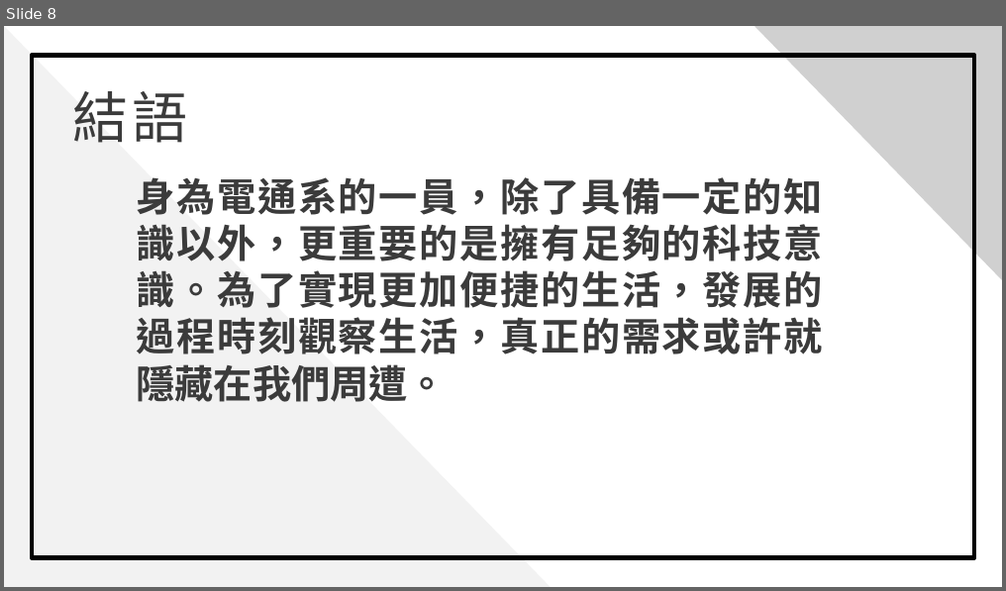
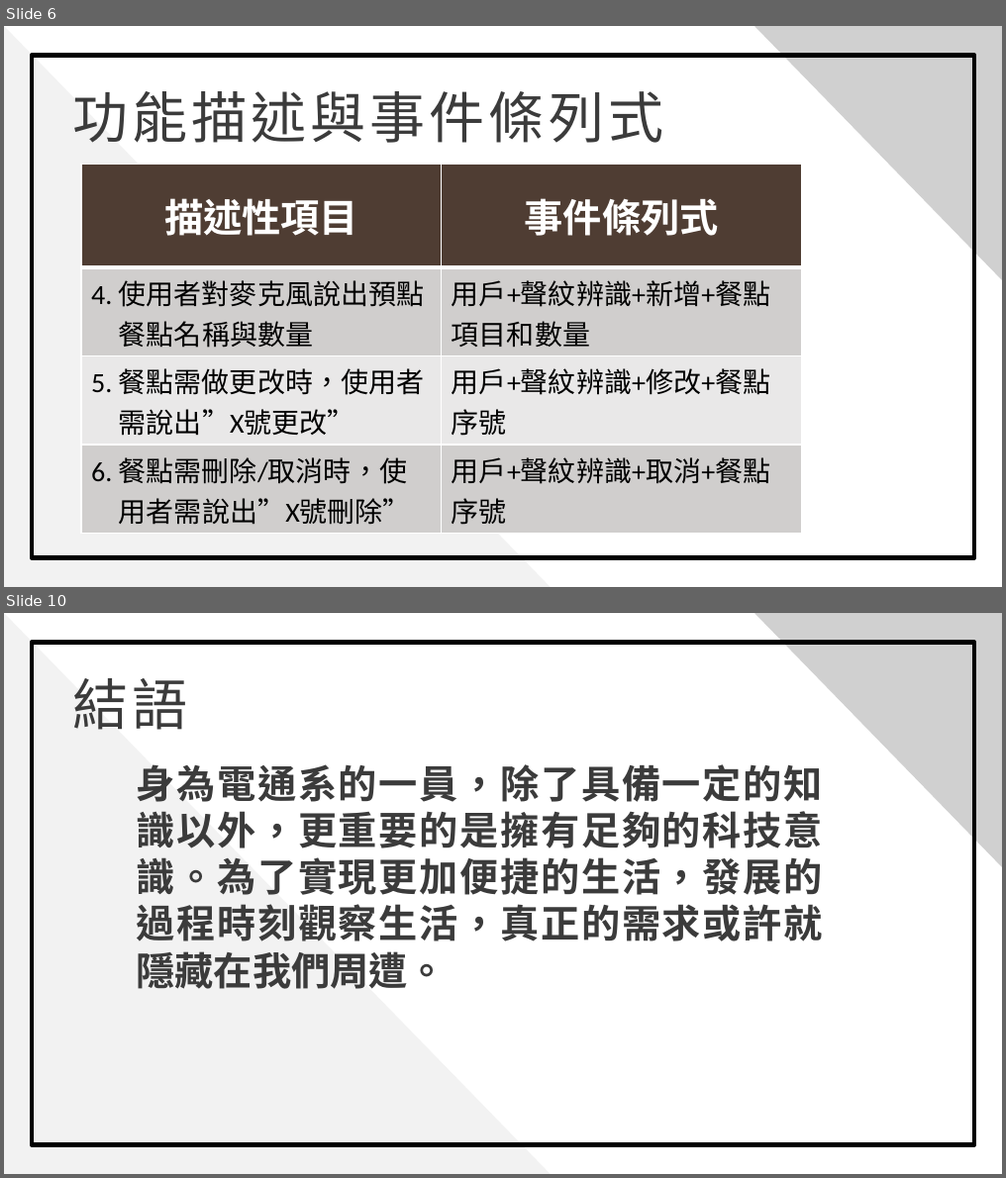
Before and after one commit to 0451030/108_SE_Team8, a slide deck: 軟體工程_期中報告.pptx. Shown one above the other, each under a label of ours: slide 8 before the commit, slides 6 and 10 after it; the slides between them are not shown. The pictures are 1006x591 and 1006x1178 pixels, drawn with LibreOffice and Linux fonts; fonts in the diff are those of the drawing; grey boxes stand for pictures; background and template pictures are left out. Boxes give left, top, right and bottom in pixels: in the first picture for what was removed or moved away, otherwise in the second. Text is boxed around its words. In the diff, an @@ line names an element or a change of style, - is before the commit and + after.

```diff
--- a/軟體工程_期中報告.pptx
+++ b/軟體工程_期中報告.pptx
@@ slide 6 added at [4, 26, 1002, 587], background picture (left out) @@
@@ rectangle added at [4, 26, 1002, 586], fill #FFFFFF @@
@@ triangle added at [4, 26, 549, 586], fill #F2F2F2 @@
@@ rectangle added at [32, 55, 975, 558], outline #000000 3 pt @@
@@ picture added at [754, 26, 1002, 280] @@
@@ text added at [72, 91, 663, 143], 40 pt, text #3B3B3B @@
+功能描述與事件條列式
@@ table added at [81, 164, 801, 533], 4 rows, 2 columns @@
+描述性項目 | 事件條列式
+4. 使用者對麥克風說出預點餐點名稱與數量 | 用戶+聲紋辨識+新增+餐點項目和數量
+5. 餐點需做更改時，使用者需說出”X號更改” | 用戶+聲紋辨識+修改+餐點序號
+6. 餐點需刪除/取消時，使用者需說出”X號刪除” | 用戶+聲紋辨識+取消+餐點序號
@@ what was slide 8 is now slide 10 @@
```
Also in this commit, not shown: 5 slides changed, 3 other slides added, 2 slides removed.
